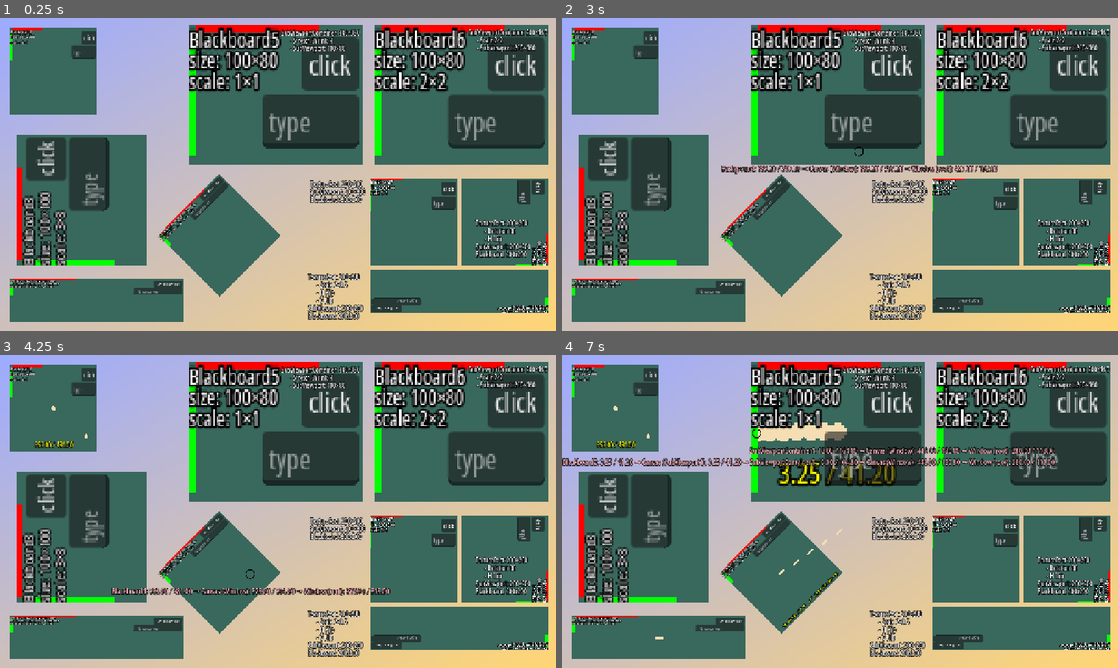
Above: before the commit, frames 1-4 (two rows, left to right).
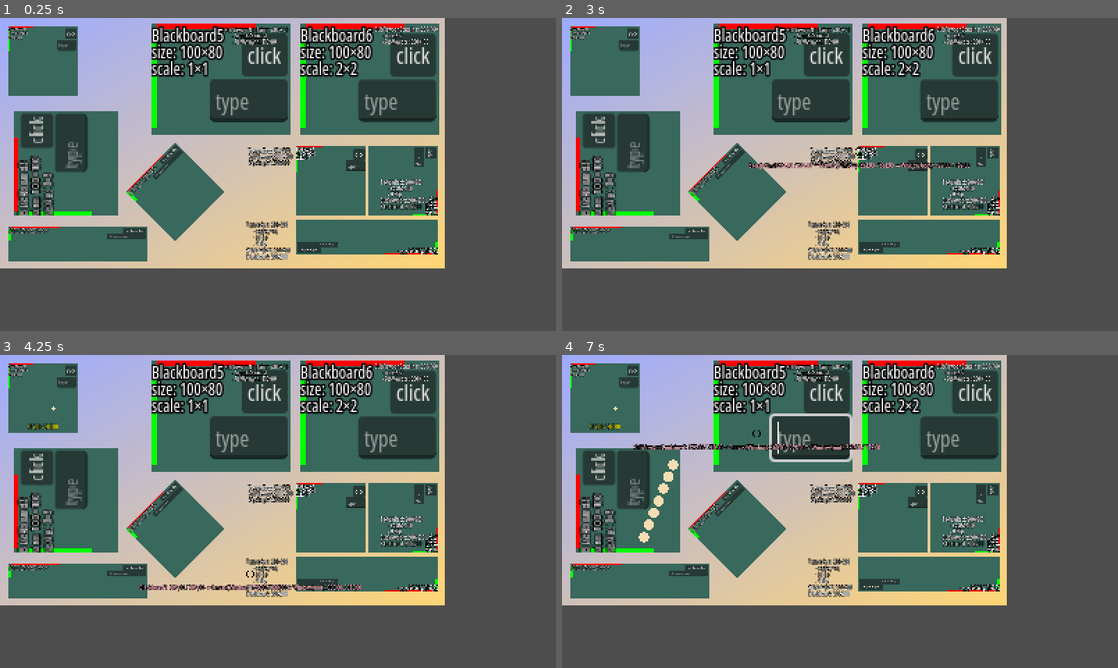
Above: after the commit, the same moments.

Repository: Toxe/godot-coordinate-systems
Game: Godot game, scene res://scenes/main.tscn
The game is run twice, just before and just after one commit, with the same random seed, the same clock (stepped at 60 frames per second) and the same inputs.
Inputs (mouse positions are in pixels of both pictures, inside the frame that each line leads up to):
- Up to frame 1 (0.25 s): no input
- Up to frame 2 (3 s): click "click" at 0.5 s; click "click" at 1.25 s; click "click" at 2 s; tap Enter at 2.75 s; drag from (840, 174) to (895, 105) at 2.77 s
- Up to frame 3 (4.25 s): tap Space at 3.5 s; drag from (55, 408) to (250, 574) at 3.52 s
- Up to frame 4 (7 s): tap Enter at 4.25, 5.75 s; move the mouse to (662, 636) at 4.27 s; click (662, 636) at 4.42 s; tap Space at 5, 6.5 s; drag from (645, 536) to (673, 464) at 5.02 s; drag from (778, 570) to (867, 511) at 5.77 s; drag from (840, 430) to (756, 433) at 6.52 s

The runs differ from the first frame. In frame 1, 76% of the frame differs, in the area x 0-100%, y 0-100%; in frame 2, 76%; in frame 3, 76%; in frame 4, 77%.

Commit message:
Increase window size

Diff:
--- a/CoordinateSystems/project.godot
+++ b/CoordinateSystems/project.godot
@@ -34,8 +34,8 @@
 
 [display]
 
-window/size/viewport_width=1280
-window/size/viewport_height=720
+window/size/viewport_width=1600
+window/size/viewport_height=900
 window/stretch/mode="canvas_items"
 
 [gui]
